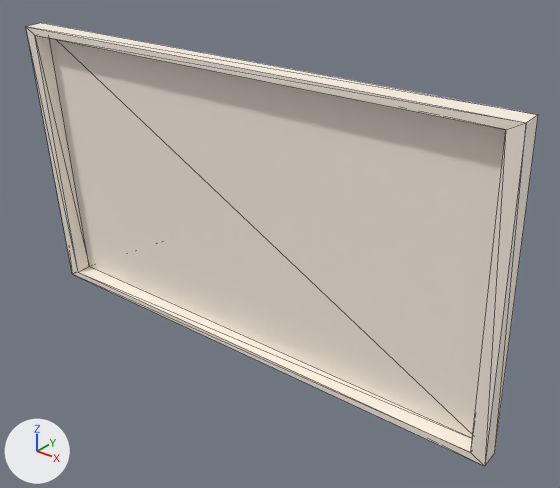
A saved change to the glTF model src/objt/escena/escenatres/paredtres.glb.
Camera for both pictures: a 50 mm camera at (34.0, -50.6, 63.7) aimed at (0.6, -8.9, 37.9). The lights are fixed; the arrows at lower left show +X, +Y and +Z. Mesh edges are drawn as thin lines.
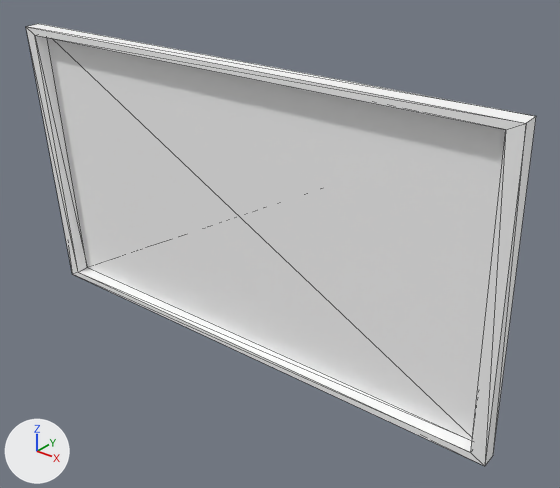
The newer file is also rescaled (x1.041), turned or shifted as a whole; pictures and numbers use the older file's frame.

Pixel boxes [x1, y1, x2, y2] of what changed, in the pictures (560 x 488 px):
'Cube.001', recoloured, moved, rescaled
    before: [26, 23, 538, 466]
    after: [26, 24, 536, 466]

What the commit changed:
Material 'Material.007' (mat_material_007) changes colour from white #fff4e6 to white #ffffff; in linear values from (1.0, 0.907, 0.795) to (1.0, 1.0, 1.0).
Object 'Cube.001' (ob_cube_001) moves from (-2.55, -10.31, 39.66) to (-2.55, -10.44, 39.65).
Object 'Cube.001' (ob_cube_001) is rescaled from (2.06, 2.06, 2.06) to (2.06, 1.7, 2.06).
